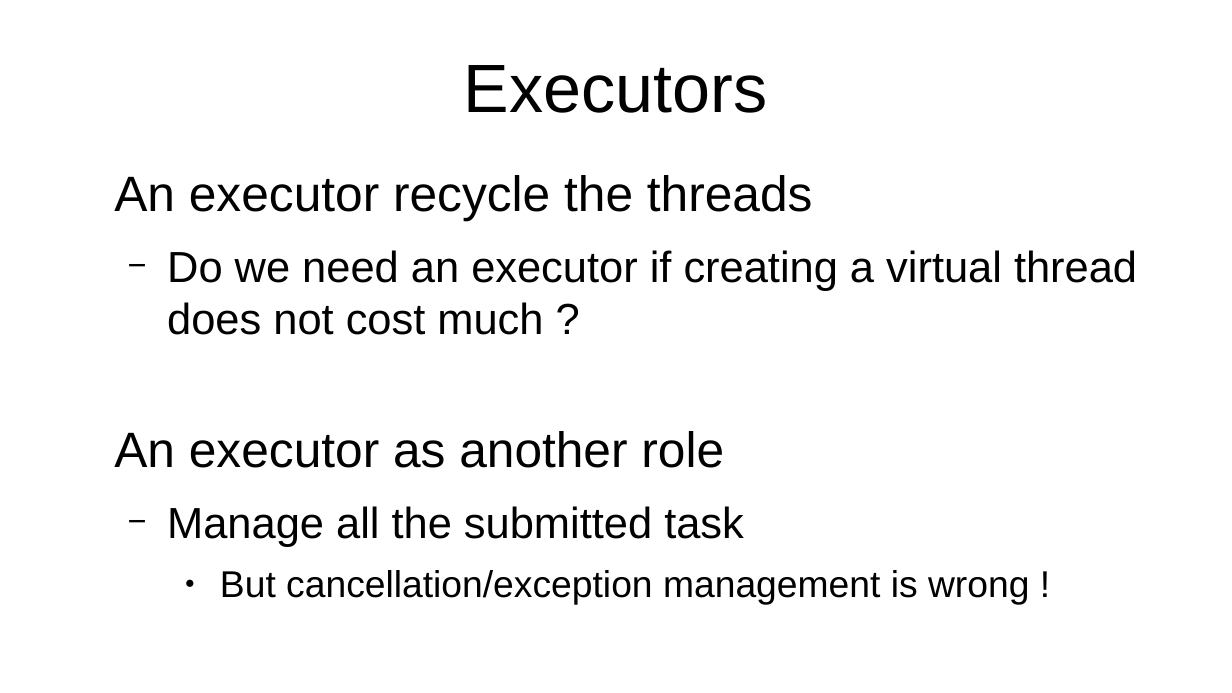
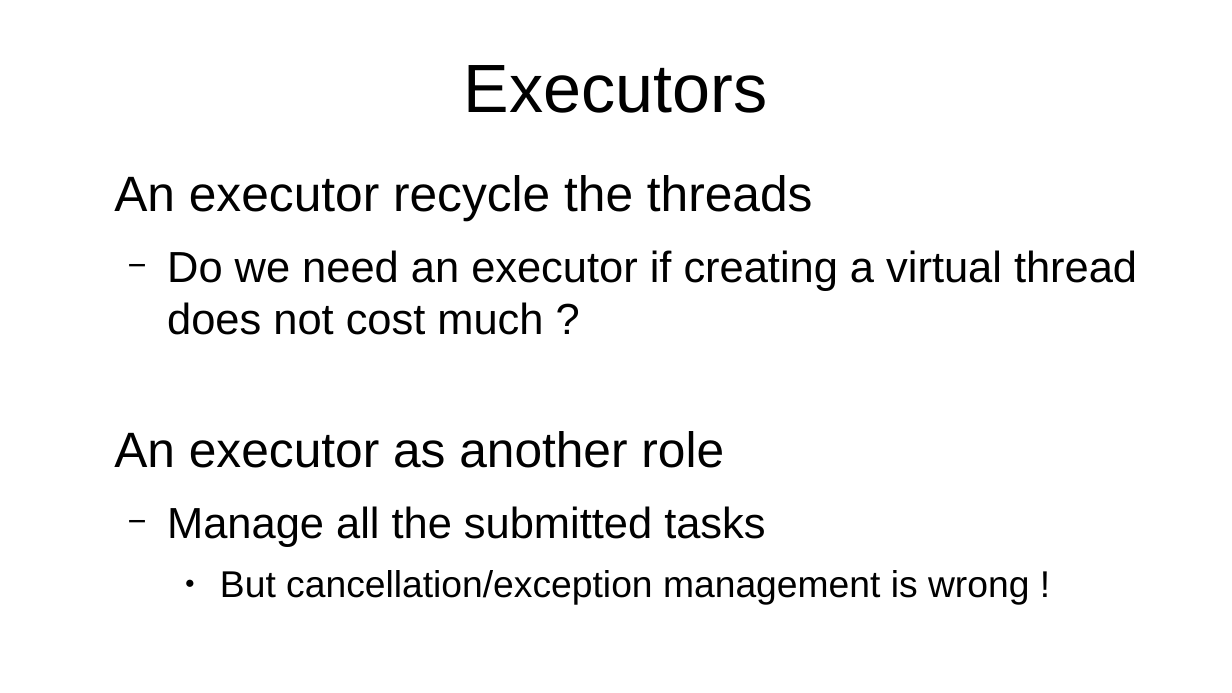
Before and after one commit to forax/loom-fiber, a slide deck: slide 42 of loom is looming.odp (slide 41 before the commit). Drawn at 1232x693 pixels with LibreOffice and Linux fonts; fonts in the diff are those of the drawing. Boxes give left, top, right and bottom in pixels: in the first picture for what was removed or moved away, otherwise in the second. Text is boxed around its words. In the diff, an @@ line names an element or a change of style, - is before the commit and + after.

```diff
--- a/loom is looming.odp
+++ b/loom is looming.odp
@@ text at (167,506,765,547): text changed @@
-  − Manage all the submitted task
+  − Manage all the submitted tasks
```
Also in this commit, not shown: 7 other slides changed, 1 slide added, 1 other file.
